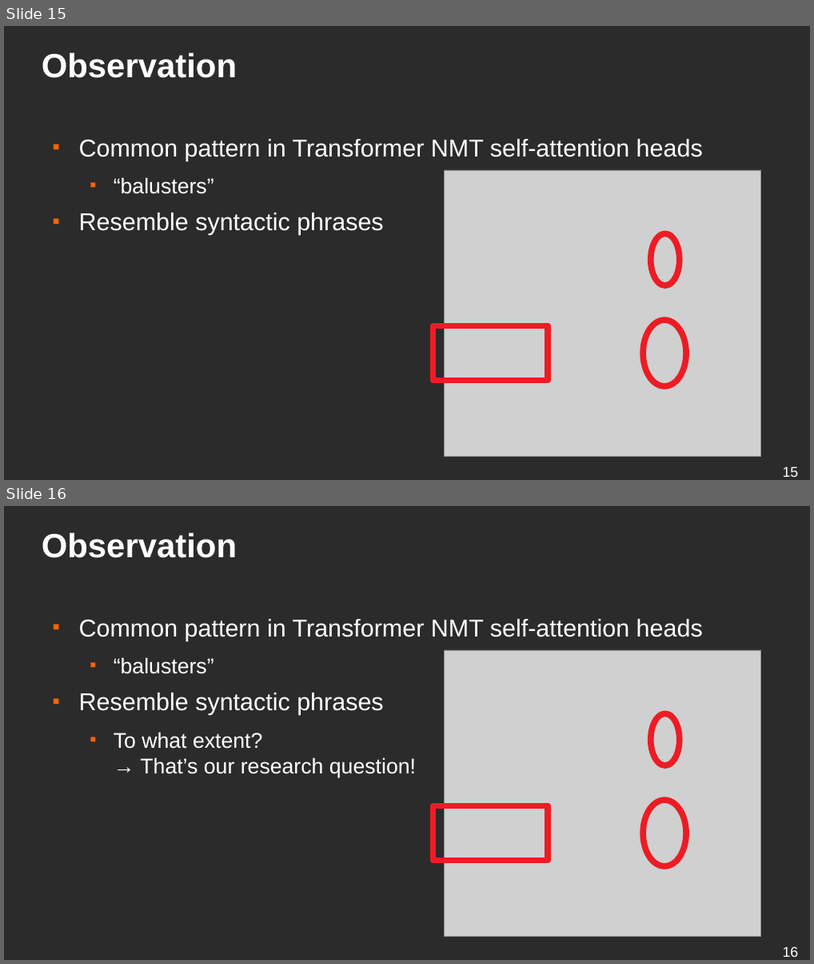
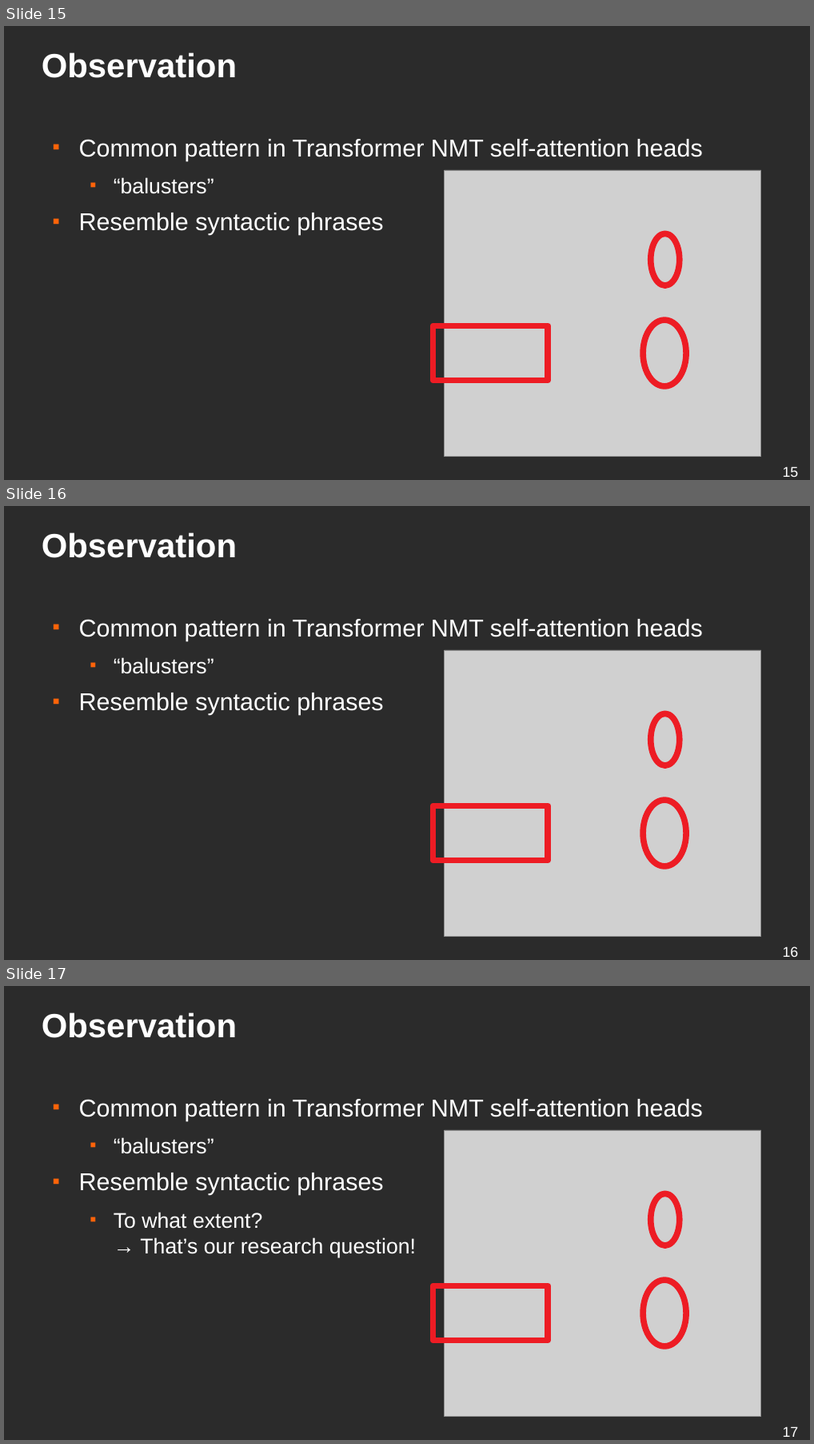
Before and after one commit to ufal/lsd, a slide deck: conferences/2019-blackbox-balustrades/presentation.odp. Shown one above the other, each under a label of ours: slides 15 and 16 before the commit, slides 15, 16 and 17 after it. The pictures are 814x964 and 814x1444 pixels, drawn with LibreOffice and Linux fonts; fonts in the diff are those of the drawing; grey boxes stand for pictures; background and template pictures are left out; a plain dark background stands for a picture behind light text. Boxes give left, top, right and bottom in pixels: in the first picture for what was removed or moved away, otherwise in the second. Text is boxed around its words. In the diff, an @@ line names an element or a change of style, - is before the commit and + after.

```diff
--- a/conferences/2019-blackbox-balustrades/presentation.odp
+++ b/conferences/2019-blackbox-balustrades/presentation.odp
@@ slide 16 added at (x1=4, y1=506, x2=810, y2=960), background picture (left out) @@
@@ title added at (x1=42, y1=532, x2=237, y2=558), 33 pt, text #FFFFFF, bold @@
+Observation
@@ text added at (x1=79, y1=619, x2=703, y2=715), 24 pt, text #FFFFFF @@
+■ Common pattern in Transformer NMT self-attention heads
+  ■ “balusters”
+■ Resemble syntactic phrases
@@ picture added at (x1=445, y1=650, x2=762, y2=936) @@
@@ ellipse added at (x1=652, y1=714, x2=680, y2=766), outline #ED1C24 6.01 pt @@
@@ rectangle added at (x1=434, y1=805, x2=549, y2=860), outline #ED1C24 6.01 pt @@
@@ ellipse added at (x1=643, y1=800, x2=686, y2=867), outline #ED1C24 6.01 pt @@
@@ page number added at (x1=783, y1=946, x2=799, y2=956), 14 pt, text #FFFFFF @@
+16
@@ what was slide 16 is now slide 17 @@
@@ page number at (x1=783, y1=1426, x2=799, y2=1436): text changed @@
-16
+17
```
Also in this commit, not shown: 6 slides changed, 1 other slide added, 2 other files.
